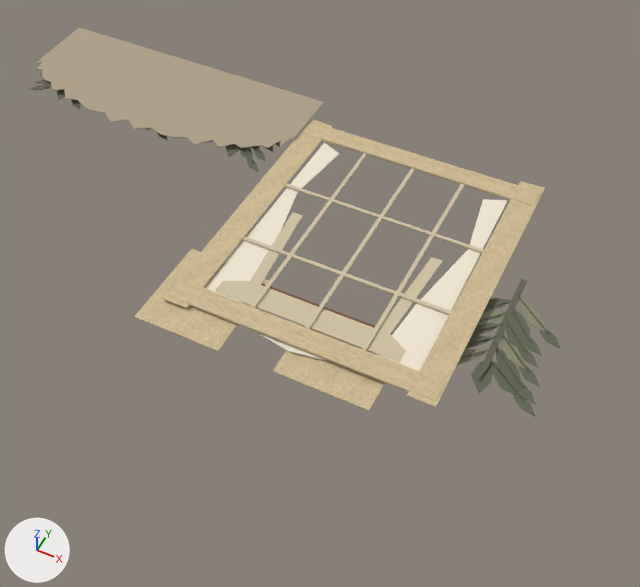
Two versions of the glTF model public/models/chapter-11.glb, one commit apart.
Both versions are drawn from a 50 mm camera at (2.59, -3.26, 4.02) aimed at (0.98, -0.03, -0.02). Lighting does not change. The marker at lower left points along +X, +Y and +Z. The picture after the commit comes second. Where no turn or scale is listed for an object, it has been applied to the vertices. Vertices at exactly the same position are counted once.

The scene before the commit, as lines of its bpy script (objects in view):
```python
ob_ashford_quiet_window_fold_card_stock = bpy.data.objects.new('Ashford quiet window fold card-stock', me_window_frame_pier)
ob_ashford_quiet_window_fold_card_stock.location = (1.15, 1.135, 0.254)
ob_english_garden_fold_card_stock = bpy.data.objects.new('English garden fold card-stock', me_quiet_garden_silhouette_connected_crown)
ob_english_garden_fold_card_stock.location = (-0.72, 1.311, 0.26)
ob_last_manuscript_fold_card_stock = bpy.data.objects.new('Last manuscript fold card-stock', me_unfinished_manuscript)
ob_last_manuscript_fold_card_stock.location = (0.52, -0.291, 0.254)
ob_loose_leaf_fold_card_stock = bpy.data.objects.new('Loose leaf fold card-stock', me_loose_paper)
ob_loose_leaf_fold_card_stock.location = (1.39, -0.461, 0.244)
ob_quiet_botanical_fold_card_stock = bpy.data.objects.new('Quiet botanical fold card-stock', me_quiet_branch_tapered_stem)
ob_quiet_botanical_fold_card_stock.location = (2.09, 0.397, 0.211)
ob_unfinished_writing_table_fold_card_stock = bpy.data.objects.new('Unfinished writing table fold card-stock', me_unfinished_desk_cut_desk)
ob_unfinished_writing_table_fold_card_stock.location = (1.13, 0.275, 0.254)
```
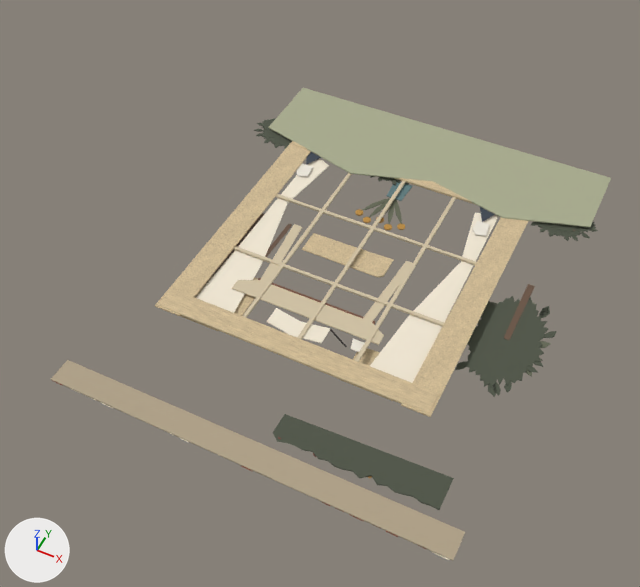
What differs and where, as boxes (x1, y1, x2, y2) in the pictures (640 x 587 px):
'Ashford quiet window fold card-stock', deleted (beige)
    before: (162, 119, 545, 408)
'Sanatorium window fold card-stock', added
    after: (155, 141, 528, 417)
'Kentish fields fold card-stock', added
    after: (254, 88, 611, 241)
'English garden fold card-stock', deleted
    before: (30, 27, 324, 172)
'Garden wall fold card-stock', added
    after: (51, 360, 465, 561)
'Unfinished table fold card-stock', added (beige)
    after: (206, 213, 412, 352)
'Unfinished writing table fold card-stock', deleted
    before: (215, 212, 443, 363)
'Quiet laurel fold card-stock', added
    after: (455, 284, 557, 397)
'Garden bed fold card-stock', added
    after: (273, 414, 454, 510)
'Quiet botanical fold card-stock', deleted
    before: (457, 279, 561, 416)
'Last manuscript fold card-stock', reshaped, moved (mostly hidden afterwards)
    before: (134, 248, 269, 352)
    after: (180, 273, 258, 331)
'Loose leaf fold card-stock', reshaped, moved (mostly hidden afterwards)
    before: (273, 326, 385, 411)
    after: (342, 348, 393, 401)

Diff of the bpy script that builds the scene:
```diff
--- a/public/models/chapter-11.glb.py
+++ b/public/models/chapter-11.glb.py
@@ me_unfinished_manuscript @@
-me_unfinished_manuscript.from_pydata(...)  # 104 vertices, 156 faces; spans x -0.27..0.27, y -0.58..0.019, z 0.004..0.021
+me_unfinished_manuscript.from_pydata(...)  # 324 vertices, 612 faces; spans x -0.2..0.2, y -0.44..0.011, z 0.006..0.019
+# me_unfinished_manuscript part 1: the loose piece of 8 vertices spanning x -0.27..0.27, y -0.58..0.019, z 0.007..0.021 is rebuilt with 10 vertices and now spans x -0.2..0.2, y -0.44..0.011, z 0.01..0.019
+# other edits to the shape of me_unfinished_manuscript do not show in these pictures
 me_unfinished_manuscript.materials.append(mat_paper)
 me_unfinished_manuscript.materials.append(mat_paper_shadow)
-me_unfinished_manuscript.materials.append(mat_red)  # red #7d392f
+me_unfinished_manuscript.materials.append(mat_rust)  # brown #a2603f
+me_unfinished_manuscript.materials.append(mat_ink_soft)  # dark grey #454941
@@ me_loose_paper @@
-me_loose_paper.from_pydata(...)  # 78 vertices, 104 faces; spans x -0.28..0.28, y -0.39..0.013, z 0.004..0.019
+me_loose_paper.from_pydata(...)  # 140 vertices, 256 faces; spans x -0.17..0.17, y -0.26..0.008, z 0.005..0.017
+# me_loose_paper part 2: the loose piece of 8 vertices spanning x -0.28..0.28, y -0.39..0.013, z 0.007..0.019 is rebuilt with 10 vertices and now spans x -0.17..0.17, y -0.26..0.008, z 0.009..0.017
+# other edits to the shape of me_loose_paper do not show in these pictures
 me_loose_paper.materials.append(mat_paper)
 me_loose_paper.materials.append(mat_paper_shadow)
-me_loose_paper.materials.append(mat_red)  # red #7d392f
+me_loose_paper.materials.append(mat_rust)  # brown #a2603f
+me_loose_paper.materials.append(mat_ink_soft)  # dark grey #454941
@@ ob_english_garden_fold_card_stock @@
-ob_english_garden_fold_card_stock = bpy.data.objects.new('English garden fold card-stock', me_quiet_garden_silhouette_connected_crown)
@@ ob_ashford_quiet_window_fold_card_stock @@
-ob_ashford_quiet_window_fold_card_stock = bpy.data.objects.new('Ashford quiet window fold card-stock', me_window_frame_pier)
@@ ob_unfinished_writing_table_fold_card_stock @@
-ob_unfinished_writing_table_fold_card_stock = bpy.data.objects.new('Unfinished writing table fold card-stock', me_unfinished_desk_cut_desk)
@@ ob_last_manuscript_fold_card_stock @@
 ob_last_manuscript_fold_card_stock = bpy.data.objects.new('Last manuscript fold card-stock', me_unfinished_manuscript)
-ob_last_manuscript_fold_card_stock.location = (0.52, -0.291, 0.254)
+ob_last_manuscript_fold_card_stock.location = (0.58, -0.313, 0.256)
@@ ob_loose_leaf_fold_card_stock @@
 ob_loose_leaf_fold_card_stock = bpy.data.objects.new('Loose leaf fold card-stock', me_loose_paper)
-ob_loose_leaf_fold_card_stock.location = (1.39, -0.461, 0.244)
+ob_loose_leaf_fold_card_stock.location = (1.62, -0.472, 0.233)
@@ ob_quiet_botanical_fold_card_stock @@
-ob_quiet_botanical_fold_card_stock = bpy.data.objects.new('Quiet botanical fold card-stock', me_quiet_branch_tapered_stem)
@@ ob_quiet_laurel_fold_card_stock @@
+ob_quiet_laurel_fold_card_stock = bpy.data.objects.new('Quiet laurel fold card-stock', me_quiet_laurel_stem)  # 800 vertices, 1376 faces; spans x -0.259..0.235, y -0.843..0.001, z 0.01..0.031; in mat_bark (brown #6a5342), mat_leaf_deep (greyish green #4c5243), mat_leaf (greyish green #626652), mat_leaf_light (yellow #89896d)
+ob_quiet_laurel_fold_card_stock.location = (2.14, 0.376, 0.209)
@@ ob_garden_wall_fold_card_stock @@
+ob_garden_wall_fold_card_stock = bpy.data.objects.new('Garden wall fold card-stock', me_brick_garden_wall_wall_core)  # 847 vertices, 1390 faces; spans x -1.12..1.12, y -0.11..0.05, z 0.0..0.01; in mat_paper_shadow (beige #b0a187), mat_brick (brown #8c4d39), mat_paper_light (pale yellow #f2e8d4)
+ob_garden_wall_fold_card_stock.location = (1.22, -1.31, 0.252)
@@ ob_garden_bed_fold_card_stock @@
+ob_garden_bed_fold_card_stock = bpy.data.objects.new('Garden bed fold card-stock', me_ashford_garden_bed_clipped_hedge)  # 249 vertices, 442 faces; spans x -0.45..0.45, y -0.183..0.019, z 0.005..0.022; in mat_leaf_deep (greyish green #4c5243), mat_leaf (greyish green #626652), mat_red (red #7d392f), mat_flower (orange #b98a3e)
+ob_garden_bed_fold_card_stock.location = (1.74, -1.033, 0.229)
@@ ob_unfinished_table_fold_card_stock @@
+ob_unfinished_table_fold_card_stock = bpy.data.objects.new('Unfinished table fold card-stock', me_unfinished_desk_cut_desk_1)  # 438 vertices, 764 faces; spans x -0.651..0.448, y -0.784..0.016, z 0.007..0.043; in mat_stone (beige #d1c2a4), mat_tobacco (brown #785039), mat_paper_light (pale yellow #f2e8d4), mat_paper_shadow (beige #b0a187), mat_ink (black #27221e), mat_bark (brown #6a5342), mat_flower (orange #b98a3e), mat_paper (picture img_paper_grain), mat_rust (brown #a2603f), mat_ink_soft (dark grey #454941), mat_chalk (white #ede7da)
+ob_unfinished_table_fold_card_stock.location = (1.1, 0.166, 0.255)
@@ ob_sanatorium_window_fold_card_stock @@
+ob_sanatorium_window_fold_card_stock = bpy.data.objects.new('Sanatorium window fold card-stock', me_window_frame_pier_1)  # 372 vertices, 672 faces; spans x -0.82..0.82, y -1.76..0.04, z 0.01..0.06; in mat_paper (picture img_paper_grain), mat_stone (beige #d1c2a4), mat_paper_light (pale yellow #f2e8d4), mat_sea (greyish cyan #5e7b7e), mat_leaf (greyish green #626652), mat_flower (orange #b98a3e)
+ob_sanatorium_window_fold_card_stock.location = (1.15, 0.981, 0.254)
@@ ob_kentish_fields_fold_card_stock @@
+ob_kentish_fields_fold_card_stock = bpy.data.objects.new('Kentish fields fold card-stock', me_kentish_downs)  # 4854 vertices, 9244 faces; spans x -1.21..1.15, y -0.82..0.04, z 0.01..0.05; in mat_olive_light (yellow #a9ac8e), mat_brick (brown #8c4d39), mat_night (dark blue #3b4450), mat_chalk (white #ede7da), mat_paper_light (pale yellow #f2e8d4), mat_bark (brown #6a5342), mat_leaf_deep (greyish green #4c5243), mat_leaf (greyish green #626652), mat_leaf_light (yellow #89896d)
+ob_kentish_fields_fold_card_stock.location = (1.22, 1.388, 0.252)
```
